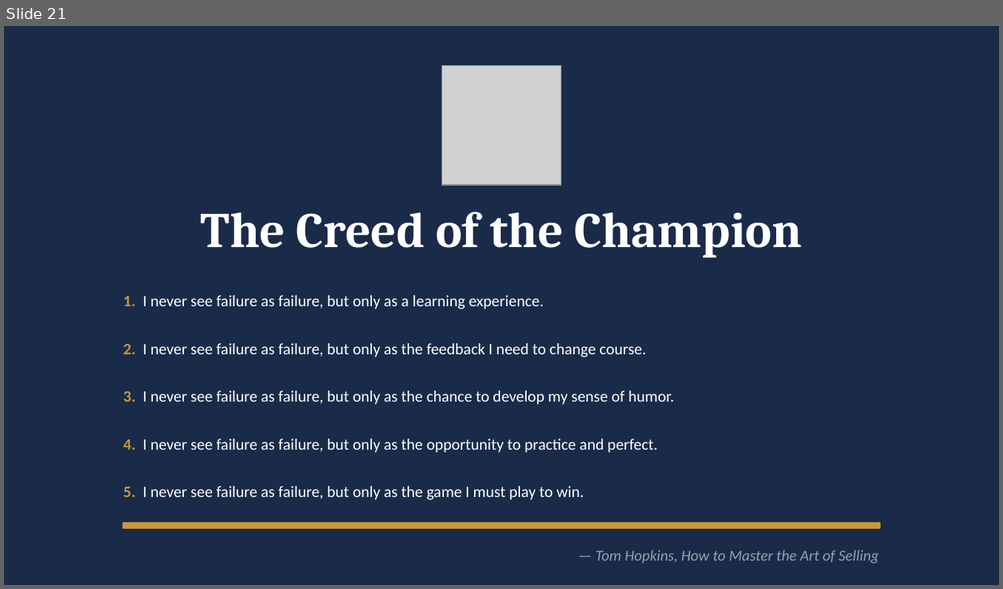
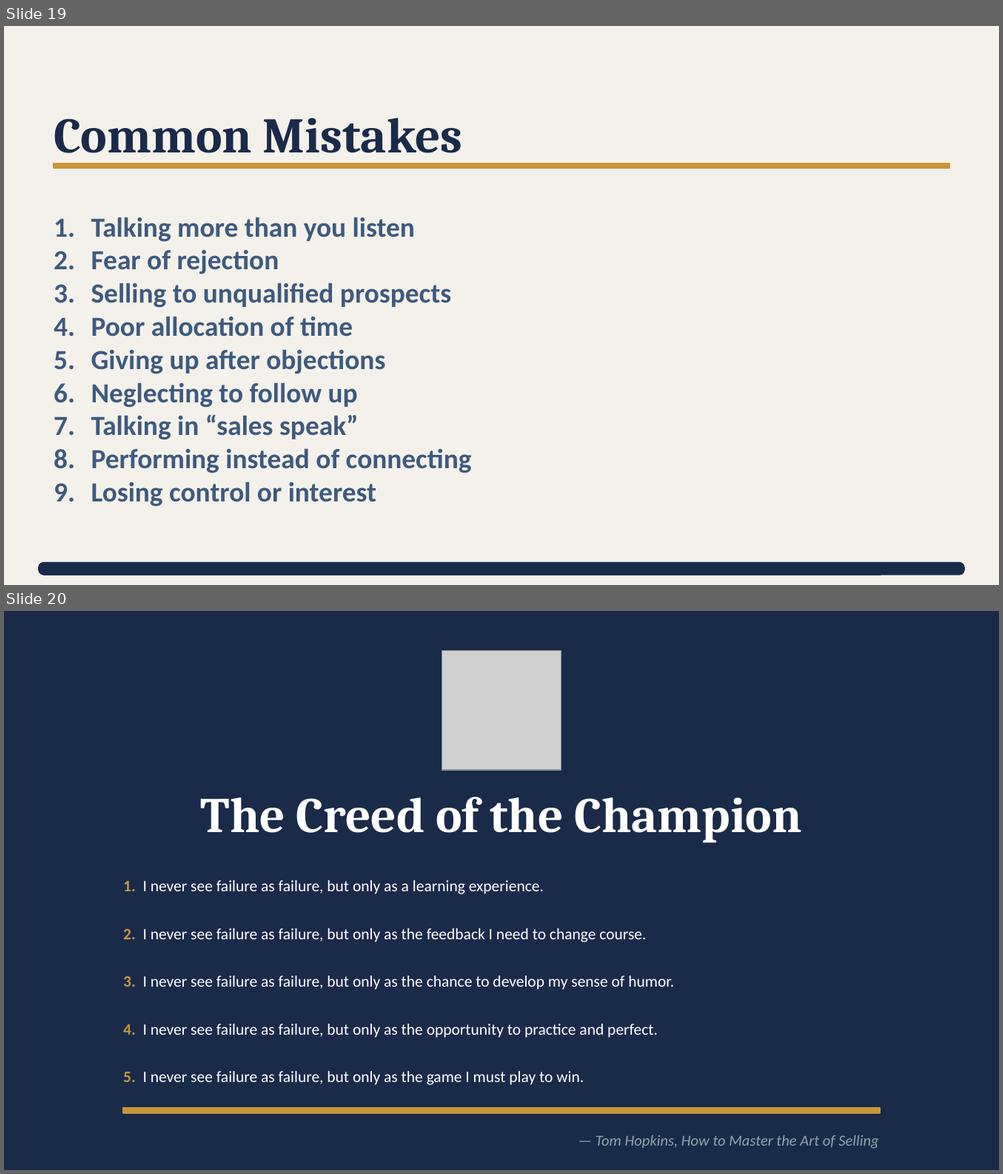
Before and after one commit to DHAINES24/sales-intern-hub, a slide deck: sales_presentation_final [Autosaved] (1).pptx. Shown one above the other, each under a label of ours: slide 21 before the commit, slides 19 and 20 after it. The pictures are 1003x589 and 1003x1174 pixels, drawn with LibreOffice and Linux fonts; fonts in the diff are those of the drawing; grey boxes stand for pictures. Boxes give left, top, right and bottom in pixels: in the first picture for what was removed or moved away, otherwise in the second. Text is boxed around its words. In the diff, an @@ line names an element or a change of style, - is before the commit and + after.

```diff
--- a/sales_presentation_final [Autosaved] (1).pptx
+++ b/sales_presentation_final [Autosaved] (1).pptx
@@ slide 19 added at bbox=[4, 26, 999, 585], background #F4F1EB @@
@@ text added at bbox=[54, 118, 463, 164], 36 pt, text #1A2B4A, bold @@
+Common Mistakes
@@ rectangle added at bbox=[54, 163, 949, 168], fill #C9973A, outline #C9973A 1 pt @@
@@ text added at bbox=[91, 217, 472, 507], 20 pt, text #3D5A80, bold @@
+1. Talking more than you listen
+2. Fear of rejection
+3. Selling to unqualified prospects
+4. Poor allocation of time
+5. Giving up after objections
+6. Neglecting to follow up
+7. Talking in “sales speak”
+8. Performing instead of connecting
+9. Losing control or interest
@@ rounded rectangle added at bbox=[39, 563, 964, 575], fill #1A2B4A, outline #1A2B4A 1 pt @@
@@ what was slide 21 is now slide 20 @@
```
Also in this commit, not shown: 13 slides changed, 1 other slide added, 3 slides removed, 3 other files.
